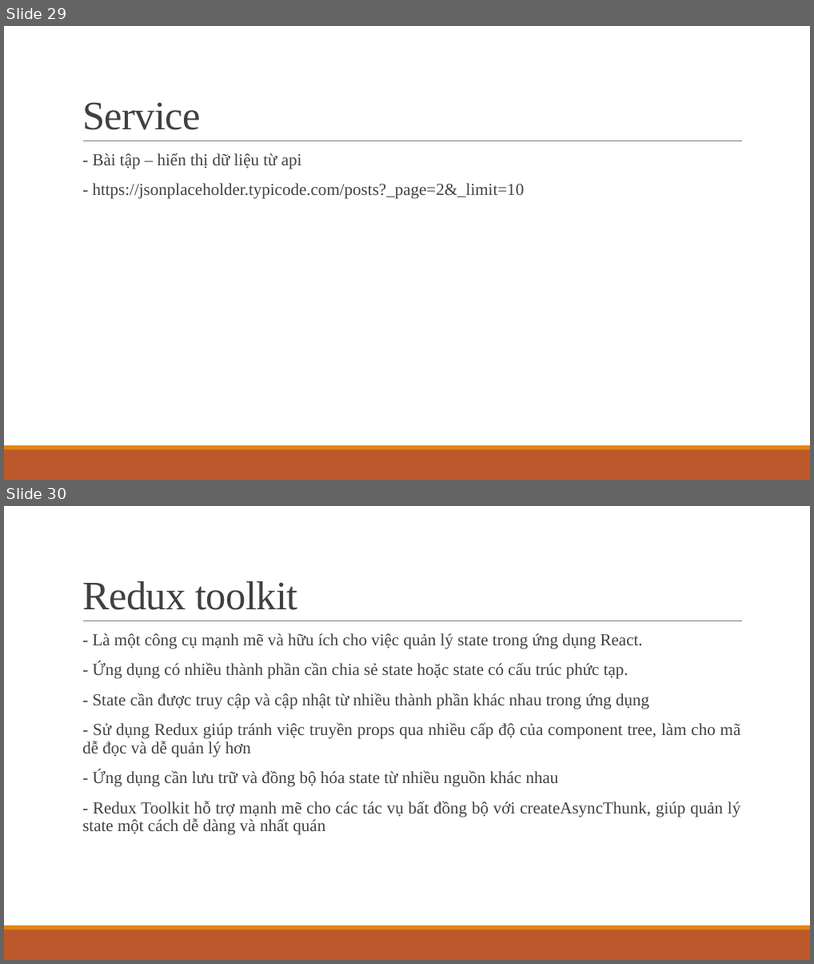
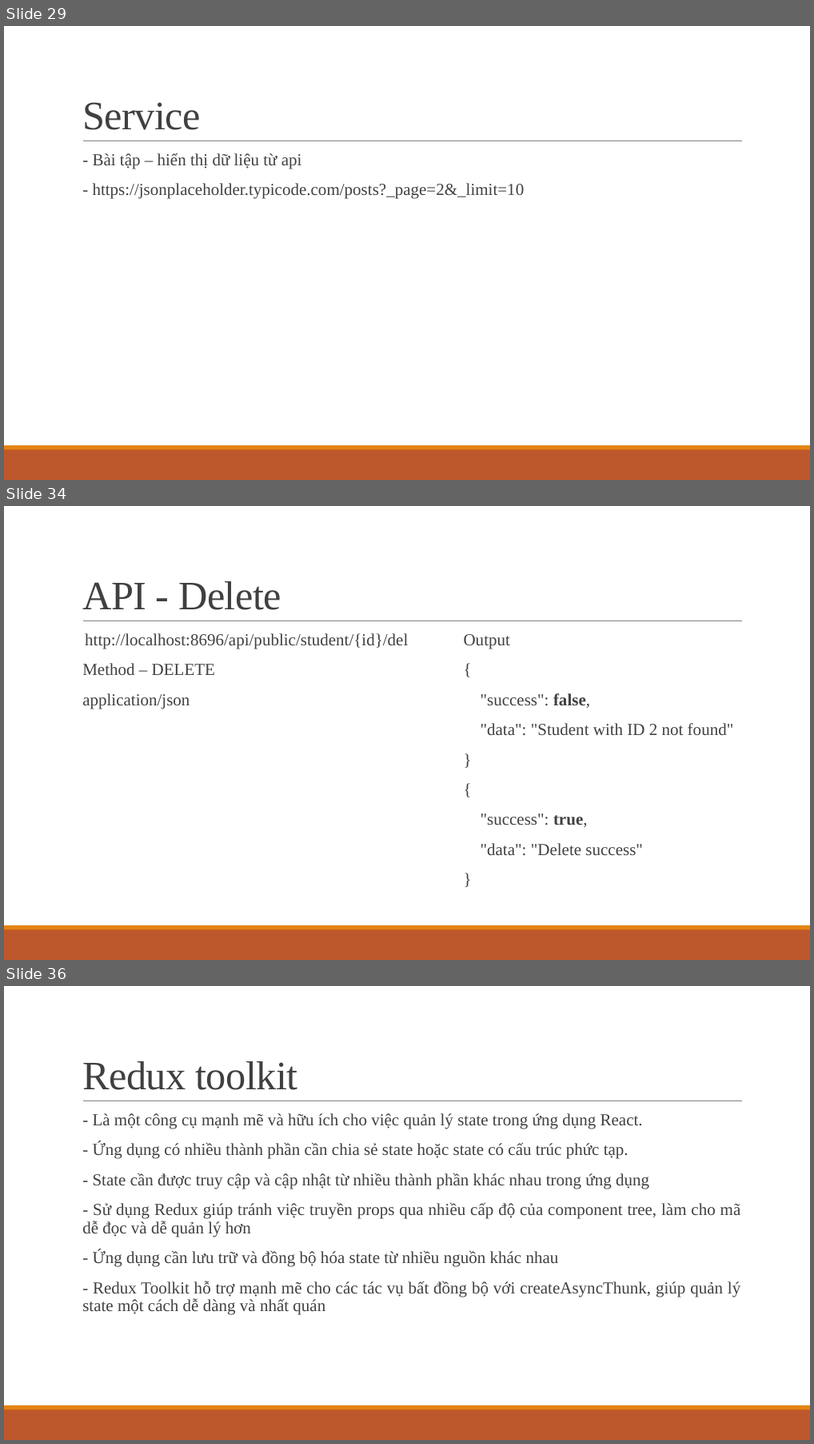
Before and after one commit to ddinhftieens/tranning-react, a slide deck: react_ts.pptx. Shown one above the other, each under a label of ours: slides 29 and 30 before the commit, slides 29, 34 and 36 after it; the slides between them are not shown. The pictures are 814x964 and 814x1444 pixels, drawn with LibreOffice and Linux fonts; fonts in the diff are those of the drawing. Boxes give left, top, right and bottom in pixels: in the first picture for what was removed or moved away, otherwise in the second. Text is boxed around its words. In the diff, an @@ line names an element or a change of style, - is before the commit and + after.

```diff
--- a/react_ts.pptx
+++ b/react_ts.pptx
@@ slide 34 added at [4,506,810,960], background #FFFFFF; not listed: 3 template elements that a slide beside it also shows @@
@@ title added at [82,581,282,610], 48 pt, text #404040 @@
+API - Delete
@@ text added at [82,633,408,709], 20 pt, text #404040 @@
+http://localhost:8696/api/public/student/{id}/del
+  Method – DELETE
+  application/json
@@ text added at [464,634,734,856], 20 pt, text #404040 @@
+  Output
+  {
+  "success": false,
+  "data": "Student with ID 2 not found"
+  }
+  {
+  "success": true,
+  "data": "Delete success"
+  }
@@ what was slide 30 is now slide 36 @@
```
Also in this commit, not shown: 5 other slides added, 6 other files.
